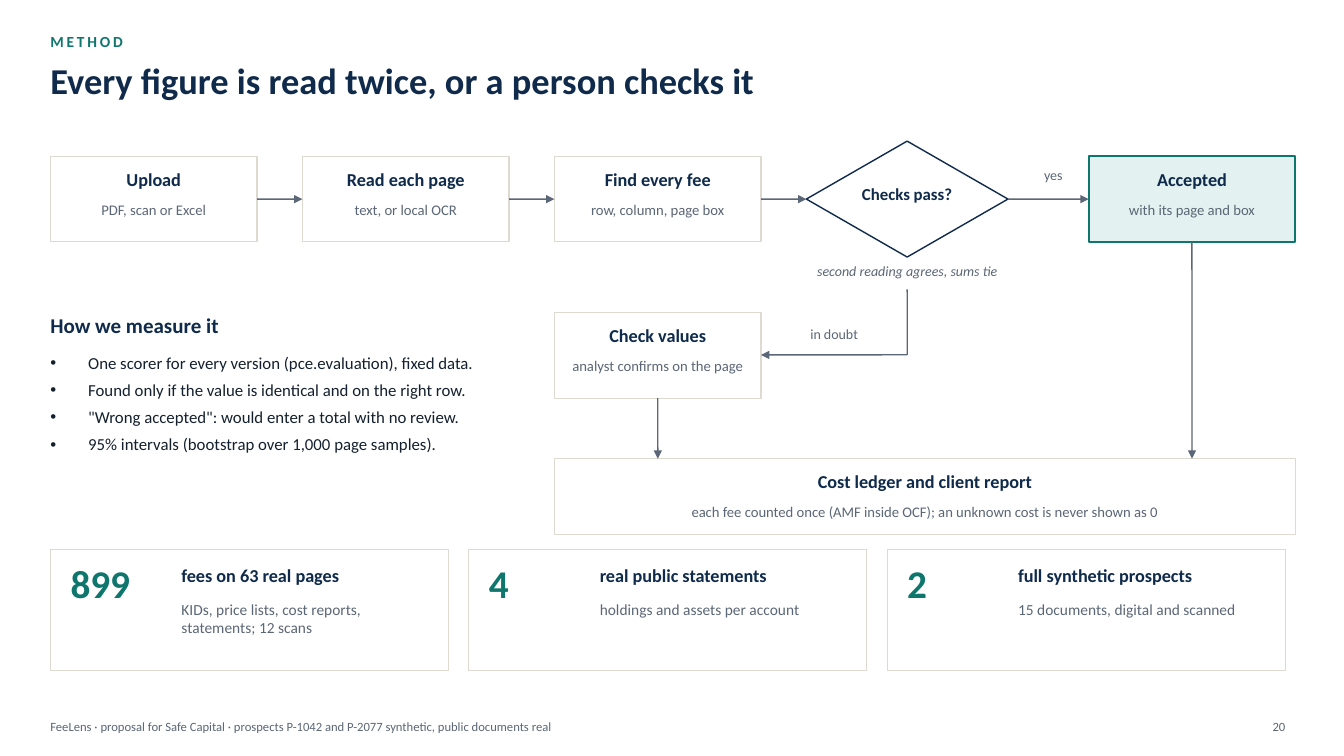
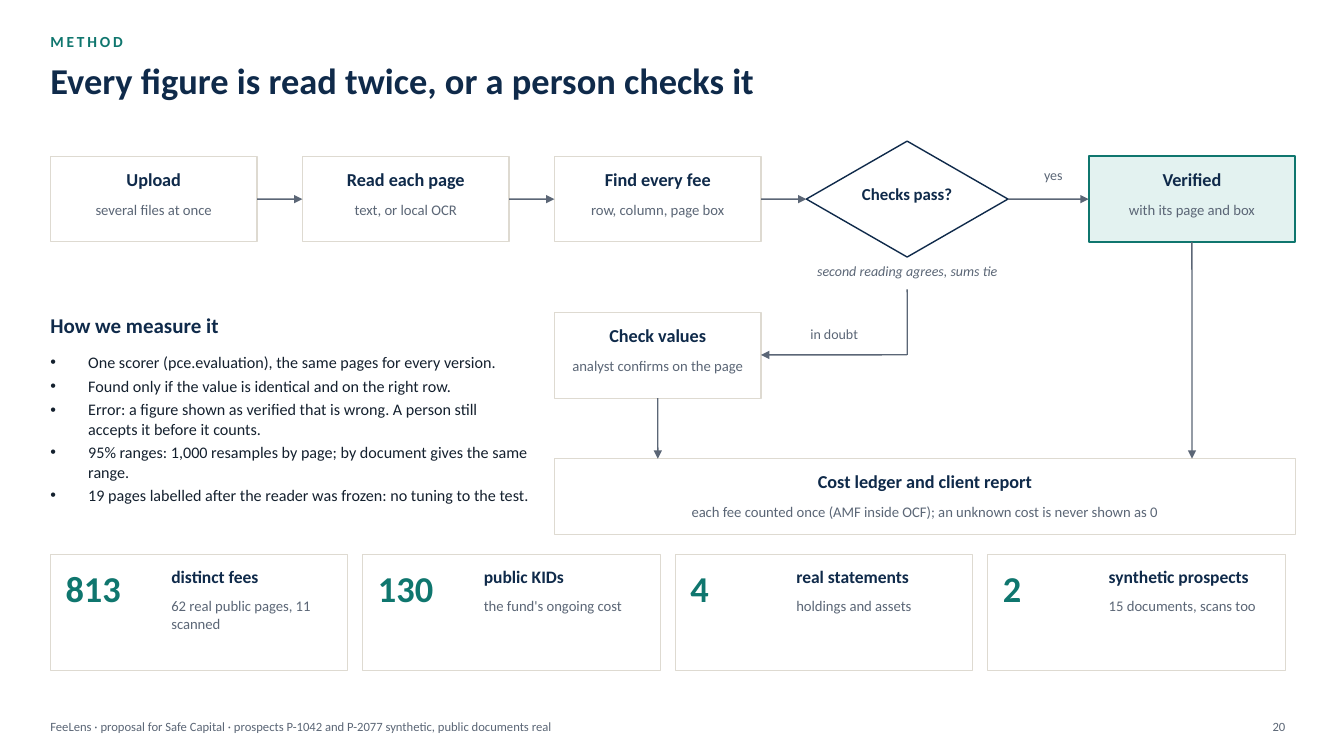
Before and after one commit to rossotti-alessandro/PortfolioCostEngine, a slide deck: slide 20 of slides/FeeLens_Proposal_EN.pptx. Drawn at 1344x756 pixels with LibreOffice and Linux fonts; fonts in the diff are those of the drawing. Boxes give left, top, right and bottom in pixels: in the first picture for what was removed or moved away, otherwise in the second. Text is boxed around its words. In the diff, an @@ line names an element or a change of style, - is before the commit and + after.

```diff
--- a/slides/FeeLens_Proposal_EN.pptx
+++ b/slides/FeeLens_Proposal_EN.pptx
@@ text at (1163, 173, 1222, 186): text changed @@
-Accepted
+Verified
@@ text at (96, 205, 212, 215): text changed @@
-PDF, scan or Excel
+several files at once
@@ text at (88, 356, 496, 371): text changed; size 12 to 11.5 pt @@
-• One scorer for every version (pce.evaluation), fixed data.
+• One scorer (pce.evaluation), the same pages for every version.
@@ text at (88, 380, 450, 395): size 12 to 11.5 pt in "Found only if the value is identical ..."; less space between paragraphs @@
@@ text at (88, 403, 529, 504): text changed; size 12 to 11.5 pt @@
-• "Wrong accepted": would enter a total with no review.
-• 95% intervals (bootstrap over 1,000 page samples).
+• Error: a figure shown as verified that is wrong. A person still accepts it before it counts.
+• 95% ranges: 1,000 resamples by page; by document gives the same range.
+• 19 pages labelled after the reader was frozen: no tuning to the test.
@@ rectangle: place and size @@
-rectangle at (50, 549, 449, 670)
+rectangle at (50, 555, 348, 670)
@@ rectangle: place and size @@
-rectangle at (469, 549, 867, 670)
+rectangle at (363, 555, 660, 670)
@@ rectangle: place and size @@
-rectangle at (887, 549, 1286, 670)
+rectangle at (676, 555, 973, 670)
@@ text "4" at (690, 578, 708, 602): size 28 to 26 pt @@
@@ text "4": place and size @@
-text "4" at (489, 572, 509, 598)
+text "4" at (690, 578, 708, 602)
@@ rectangle added at (988, 555, 1286, 670), fill #FFFFFF, outline #DEDAD1 0.75 pt @@
@@ text "2": place and size @@
-text "2" at (907, 572, 927, 598)
+text "2" at (1003, 578, 1021, 602)
@@ text "2" at (1003, 578, 1021, 602): size 28 to 26 pt @@
@@ text at (66, 577, 121, 603): text changed; size 28 to 26 pt @@
-899
+813
@@ text at (171, 570, 259, 583): text changed; size 13 to 12.5 pt @@
-fees on 63 real pages
+distinct fees
@@ text added at (378, 578, 433, 603), 26 pt, text #0F766E, bold @@
+130
@@ text at (484, 570, 564, 586): text changed; size 13 to 12.5 pt @@
-real public statements
+public KIDs
@@ text added at (796, 570, 909, 583), 12.5 pt, text #0F2A4A, bold @@
+real statements
@@ text at (1109, 570, 1248, 586): text changed; size 13 to 12.5 pt @@
-full synthetic prospects
+synthetic prospects
@@ text at (171, 601, 311, 629): text changed; size 11 to 10.5 pt @@
-KIDs, price lists, cost reports, statements; 12 scans
+62 real public pages, 11 scanned
@@ text added at (484, 601, 622, 614), 10.5 pt, text #5B6676 @@
+the fund's ongoing cost
@@ text at (796, 601, 911, 614): text changed; size 11 to 10.5 pt @@
-holdings and assets per account
+holdings and assets
@@ text at (1109, 601, 1255, 613): text changed; size 11 to 10.5 pt @@
-15 documents, digital and scanned
+15 documents, scans too
```
Also in this commit, not shown: 16 other slides changed, 2 slides added, 36 other files.
